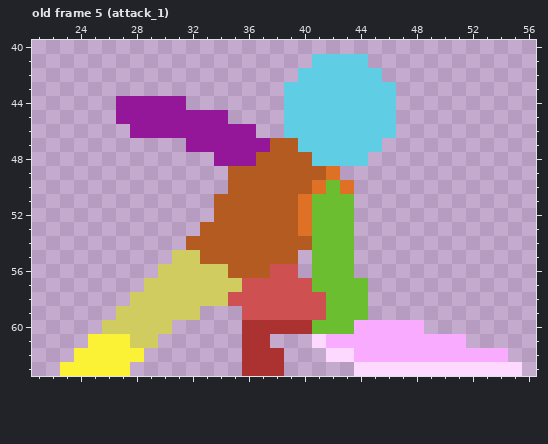
One commit to this pixel-art file: examples/2d_animation_player/assets/attack.aseprite. That is the earlier state.
64x64 pixels, 17 frames. Shown: old frame 5 (attack_1): x 21..56, y 40..63. The commit also changed other frames, which this record leaves out.
Now the later version:
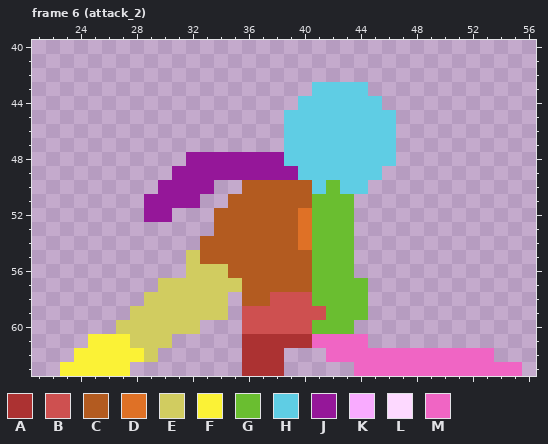
Palette (. is transparent): A #ac3232  B #ce5050  C #b35b20  D #df7126  E #d1cc60  F #fbf236  G #6abe30  H #5fcde4  J #951799  K #f9abff  L #fdd9ff  M #f065c4
A new or re-ordered frame is compared with the old frame closest to it.
From the commit log: Multiple attacks, buffered mouse input
Change:
frames 17 -> 15
Frame 6 (attack_2) is new; against old frame 5 (attack_1):
The author put colour A in row 61 at x 38 to 40.
Colour A becomes colour B in row 60 at x 36 to 40.
The author put colour C in rows 55 to 56 at x 40.
Colour B becomes colour C in row 56 at x 38 to 39; in row 57 at x 36 to 40; in row 58 at x 36 to 37.
Colour D becomes colour C in row 51 at x 40.
Colour C becomes colour D in row 54 at x 40.
The author put colour E in row 59 at x 33 to 34; in row 60 at x 31 to 32; in row 61 at x 30; in row 62 at x 29.
Colour B becomes colour G in row 58 at x 41.
The author put colour H in row 47 at x 46; in row 48 at x 45 to 46; in row 49 at x 43 to 45; in row 50 at x 44.
Colour C becomes colour H in row 47 at x 39; in row 48 at x 39 to 40; in row 49 at x 40 to 41.
Colour D becomes colour H in row 49 at x 42; in row 50 at x 41 and 43.
The author put colour J in row 48 at x 32 to 33; in row 49 at x 31 to 34; in row 50 at x 30 to 33; in row 51 at x 29 to 32; in row 52 at x 29 to 30.
Colour C becomes colour J in row 48 at x 37 to 38; in row 49 at x 35 to 39.
Colour K becomes colour M in row 61 at x 42 to 44; in row 62 at x 44 to 53.
Colour L becomes colour M in row 61 at x 41; in row 62 at x 42 to 43; in row 63 at x 44 to 55.
The author cleared colour B in row 58 at x 35.
The author cleared colour C in row 47 at x 38; in row 50 at x 35; in row 51 at x 34; in row 53 at x 33; in row 54 at x 32.
The author cleared colour E in row 55 at x 31; in row 56 at x 30 to 31; in row 57 at x 29; in row 58 at x 28; in row 59 at x 27; in row 60 at x 26.
The author cleared colour H in row 41 at x 41 to 44; in row 42 at x 40 to 45; in row 43 at x 39 to 40 and 45 to 46; in row 44 at x 39 and 46.
The author cleared colour J in row 44 at x 27 to 31; in row 45 at x 27 to 34; in row 46 at x 28 to 36; in row 47 at x 32 to 37.
The author cleared colour K in row 60 at x 44 to 48; in row 61 at x 45 to 51; in row 62 at x 54.
